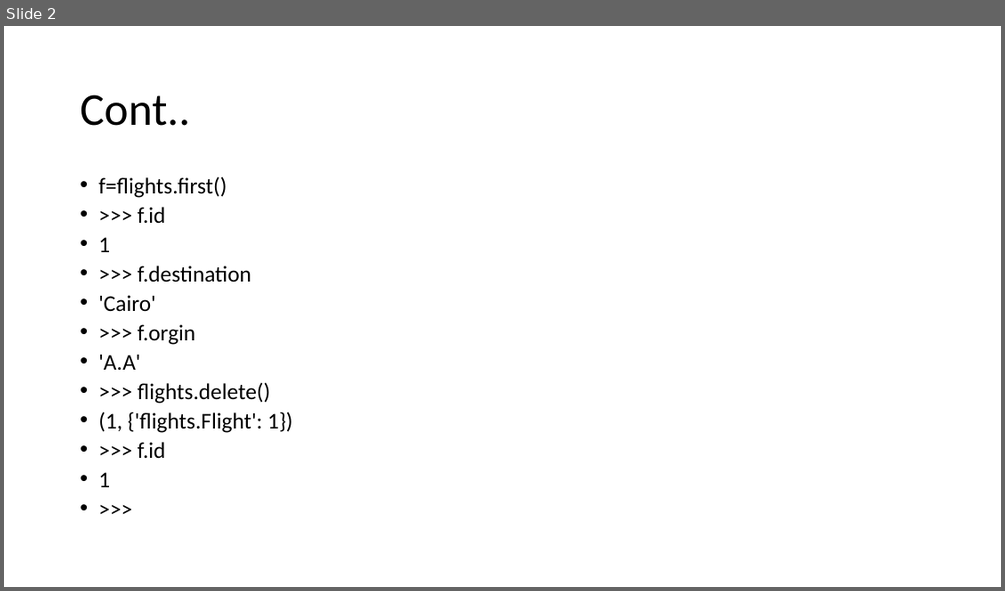
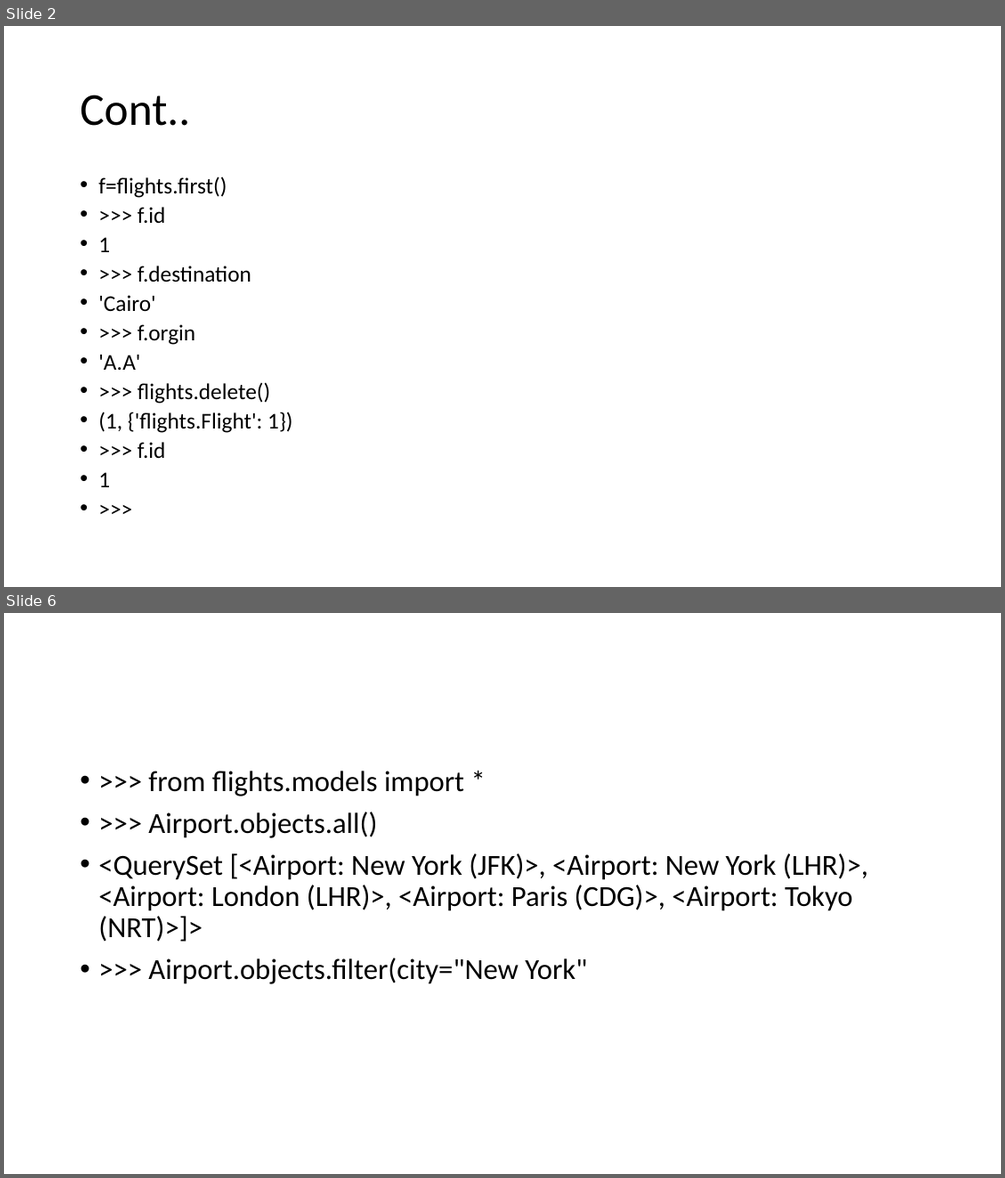
Before and after one commit to Yohannes1273/airline, a slide deck: cmd.pptx. Shown one above the other, each under a label of ours: slide 2 before the commit, slides 2 and 6 after it; the slides between them are not shown. The pictures are 1005x591 and 1005x1178 pixels, drawn with LibreOffice and Linux fonts; fonts in the diff are those of the drawing. Boxes give left, top, right and bottom in pixels: in the first picture for what was removed or moved away, otherwise in the second. Text is boxed around its words. In the diff, an @@ line names an element or a change of style, - is before the commit and + after.

```diff
--- a/cmd.pptx
+++ b/cmd.pptx
@@ slide 6 added at (4,613,1001,1174), background #FFFFFF @@
@@ text added at (98,771,868,984), 28 pt, text #000000 @@
+• >>> from flights.models import *
+• >>> Airport.objects.all()
+• <QuerySet [<Airport: New York (JFK)>, <Airport: New York (LHR)>, <Airport: London (LHR)>, <Airport: Paris (CDG)>, <Airport: Tokyo (NRT)>]>
+• >>> Airport.objects.filter(city="New York"
```
Also in this commit, not shown: 5 other slides added, 6 other files.
